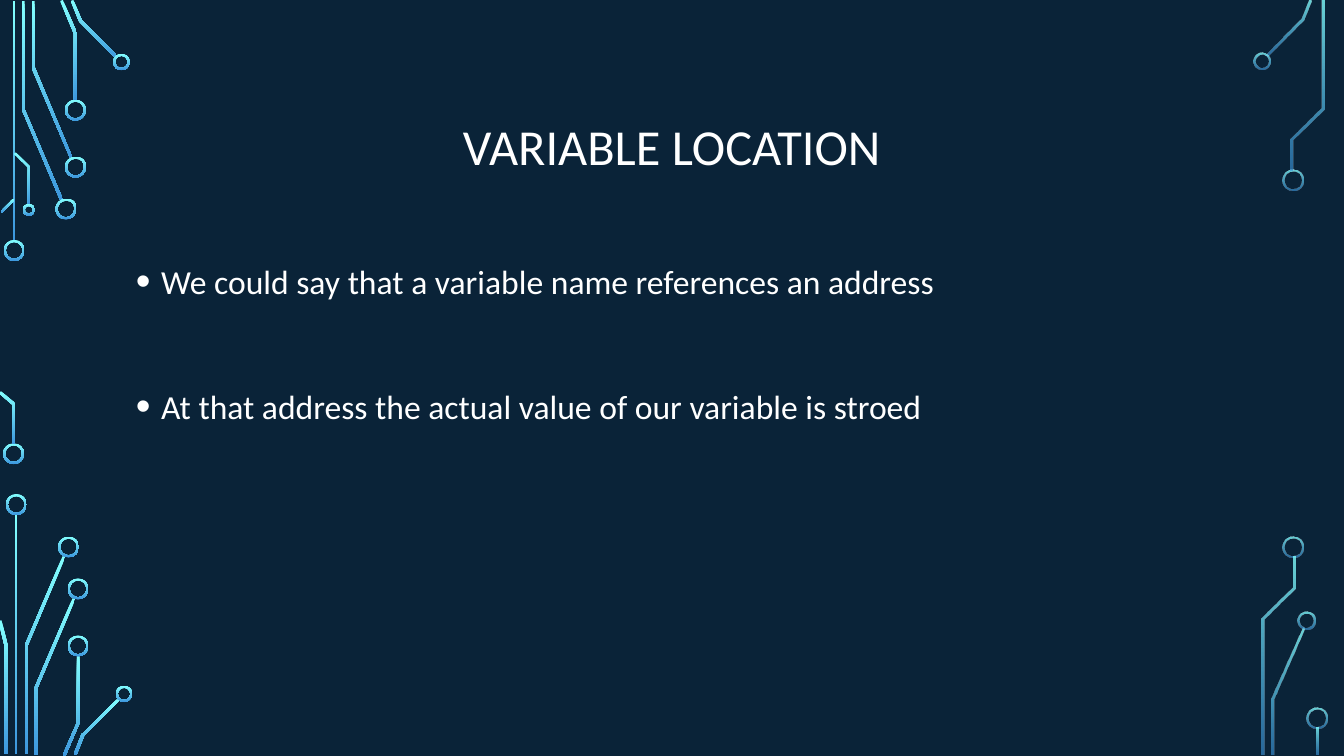
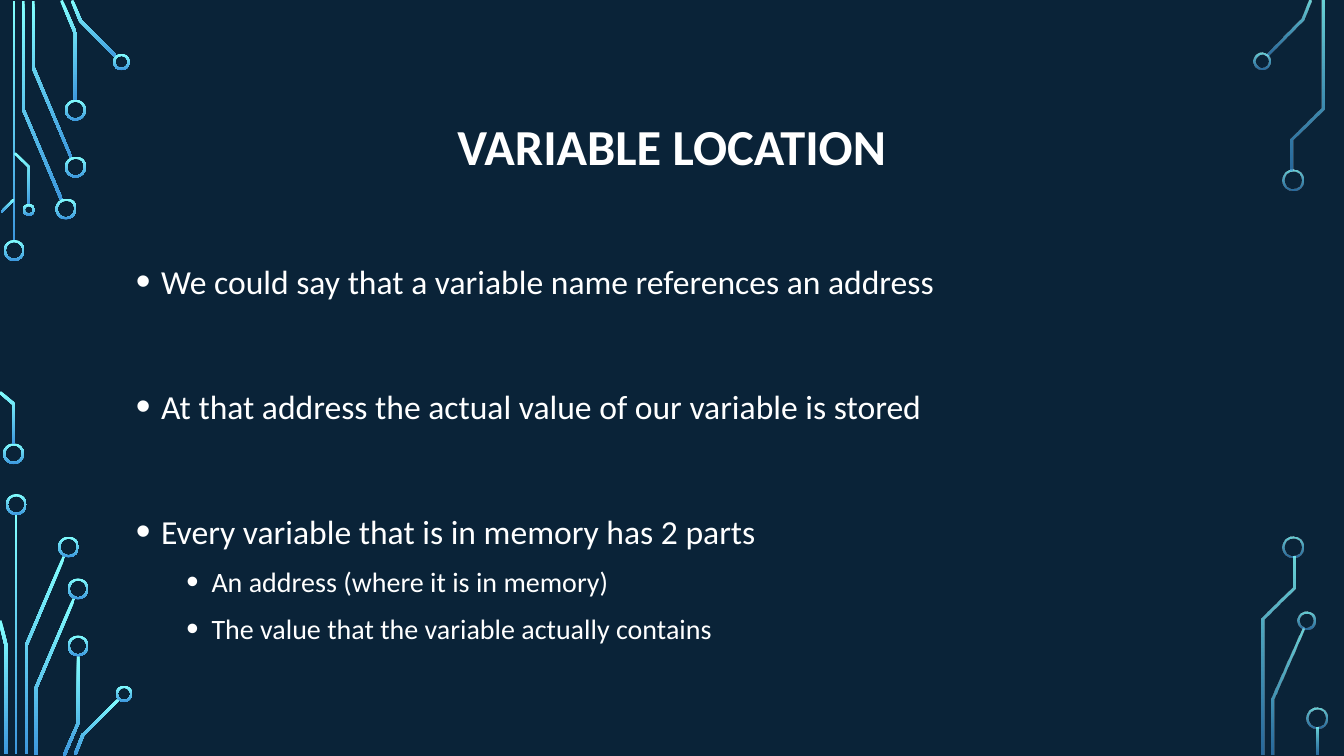
Before and after one commit to psypdt/ZIS_C-_Summer_Course_2019, a slide deck: slide 5 of Day_5/Day_5.pptx. Drawn at 1344x756 pixels with LibreOffice and Linux fonts; fonts in the diff are those of the drawing; background and template pictures are left out. Boxes give left, top, right and bottom in pixels: in the first picture for what was removed or moved away, otherwise in the second. Text is boxed around its words. In the diff, an @@ line names an element or a change of style, - is before the commit and + after.

```diff
--- a/Day_5/Day_5.pptx
+++ b/Day_5/Day_5.pptx
@@ title "VARIABLE LOCATION" at (457,132,886,166): bold on @@
@@ text at (161,395,921,644): text changed @@
-• At that address the actual value of our variable is stroed
+• At that address the actual value of our variable is stored
+• Every variable that is in memory has 2 parts
+  • An address (where it is in memory)
+  • The value that the variable actually contains
```
Also in this commit, not shown: 1 other slide changed, 24 slides added, 1 slide removed, 1 other file.
